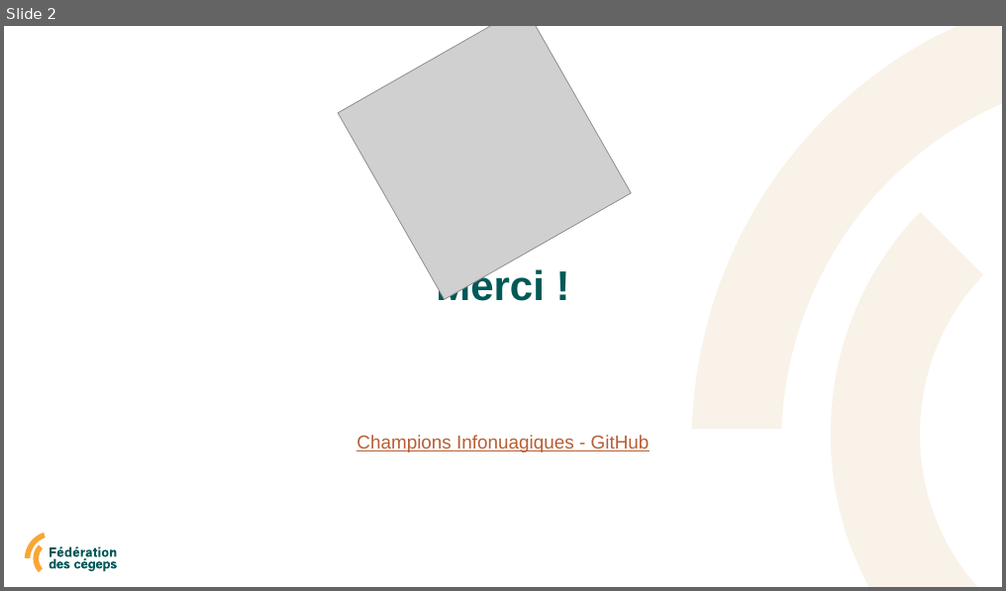
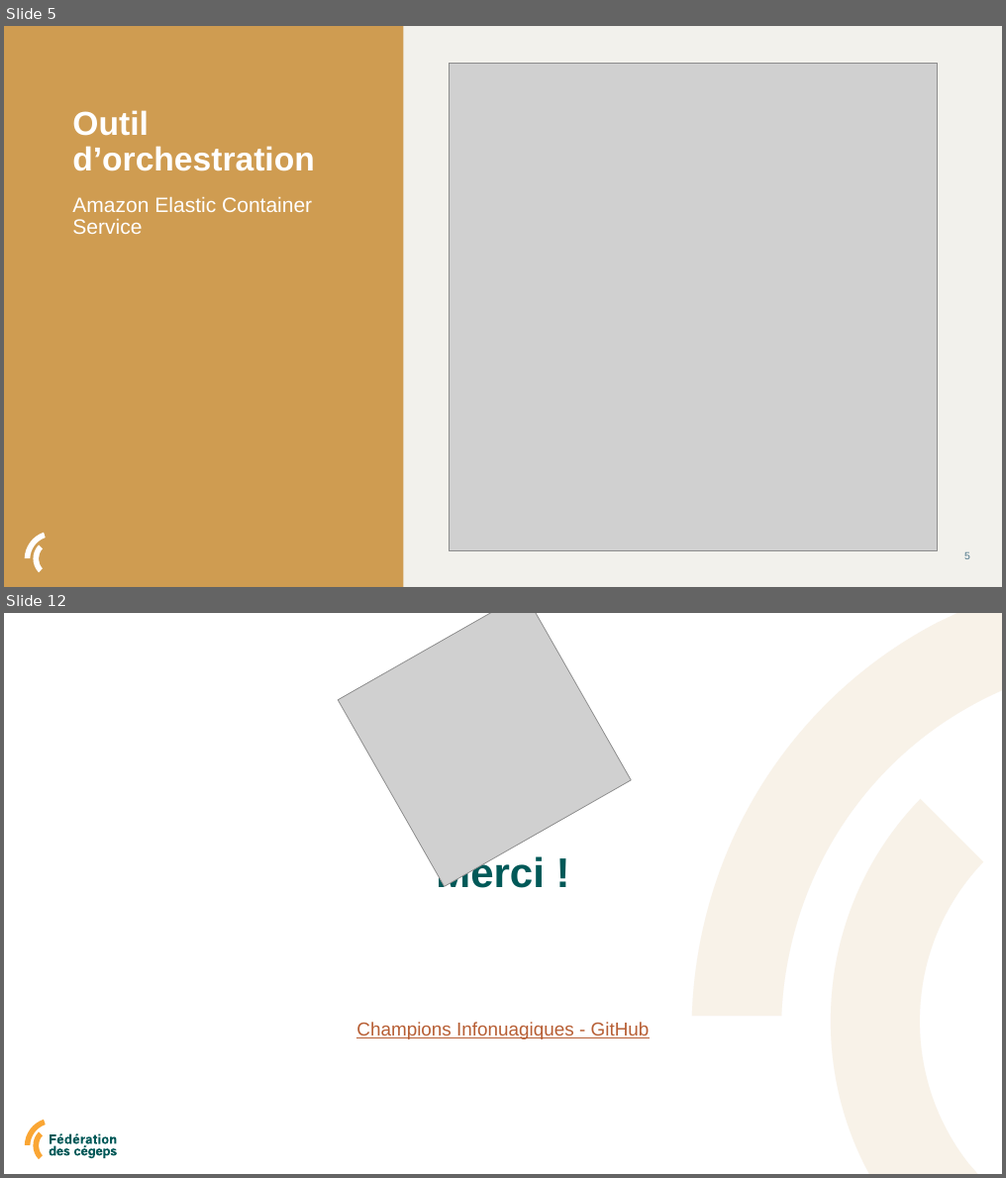
Before and after one commit to Champions-Infonuagiques/les-conteneurs---hebergement, a slide deck: doc/les conteneurs - hébergement.pptx. Shown one above the other, each under a label of ours: slide 2 before the commit, slides 5 and 12 after it; the slides between them are not shown. The pictures are 1006x591 and 1006x1178 pixels, drawn with LibreOffice and Linux fonts; fonts in the diff are those of the drawing; grey boxes stand for pictures. Boxes give left, top, right and bottom in pixels: in the first picture for what was removed or moved away, otherwise in the second. Text is boxed around its words. In the diff, an @@ line names an element or a change of style, - is before the commit and + after.

```diff
--- a/doc/les conteneurs - hébergement.pptx
+++ b/doc/les conteneurs - hébergement.pptx
@@ slide 5 added at box(4, 26, 1002, 587), background #F2F1EC @@
@@ rectangle added at box(4, 26, 404, 587), fill #CF9C51 @@
@@ picture added at box(450, 63, 938, 551) @@
@@ title added at box(72, 110, 314, 172), 32 pt, text #FFFFFF, bold @@
+Outil d’orchestration
@@ text added at box(72, 197, 312, 234), 20 pt, text #FFFFFF @@
+Amazon Elastic Container Service
@@ freeform shape added at box(24, 533, 46, 559), fill #FFFFFF @@
@@ freeform shape added at box(33, 546, 43, 573), fill #FFFFFF @@
@@ page number added at box(964, 553, 970, 560), 10 pt, text #51798C @@
+5
@@ what was slide 2 is now slide 12 @@
```
Also in this commit, not shown: 9 other slides added, 1 other file.
